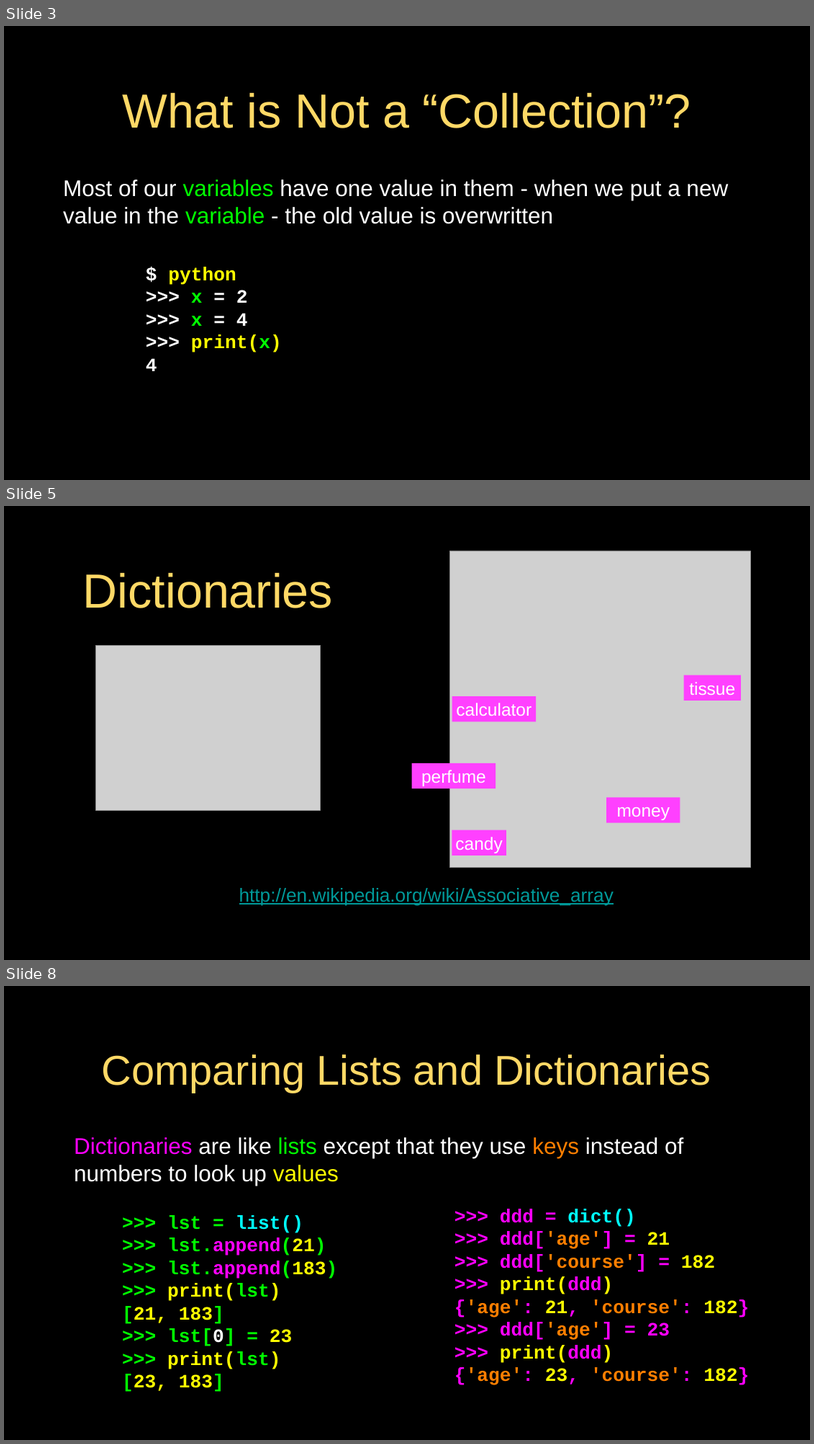
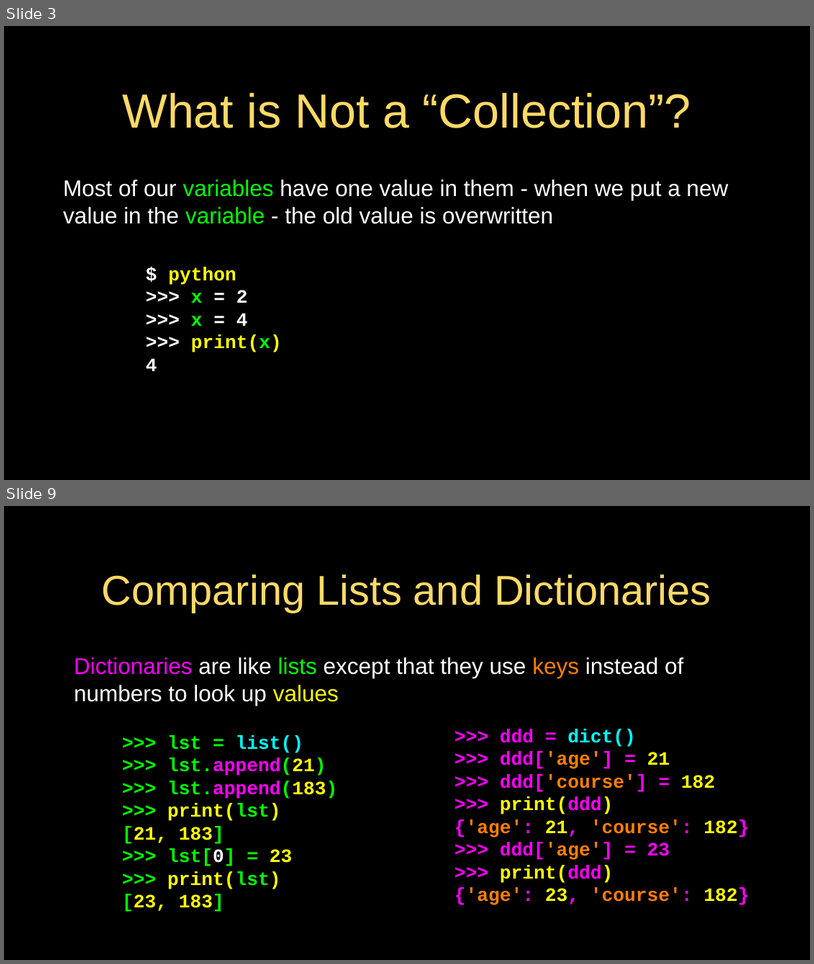
Before and after one commit to csev/py4e, a slide deck: lectures3/Pythonlearn-09-Dictionaries.pptx. Shown one above the other, each under a label of ours: slides 3, 5 and 8 before the commit, slides 3 and 9 after it; the slides between them are not shown. The pictures are 814x1444 and 814x964 pixels, drawn with LibreOffice and Linux fonts; fonts in the diff are those of the drawing; grey boxes stand for pictures. Boxes give left, top, right and bottom in pixels: in the first picture for what was removed or moved away, otherwise in the second. Text is boxed around its words. In the diff, an @@ line names an element or a change of style, - is before the commit and + after.

```diff
--- a/lectures3/Pythonlearn-09-Dictionaries.pptx
+++ b/lectures3/Pythonlearn-09-Dictionaries.pptx
@@ slide 5 removed at [4, 506, 810, 960], background #000000; not listed: 1 template element that a slide beside it also shows @@
@@ picture removed at [450, 551, 751, 867] @@
@@ title removed at [83, 572, 333, 608] @@
-Dictionaries
@@ picture removed at [95, 645, 321, 810] @@
@@ rectangle removed at [684, 675, 741, 700] @@
-tissue
@@ rectangle removed at [452, 696, 536, 721] @@
-calculator
@@ rectangle removed at [412, 763, 496, 788] @@
-perfume
@@ rectangle removed at [607, 797, 680, 823] @@
-money
@@ rectangle removed at [452, 830, 507, 855] @@
-candy
@@ text removed at [239, 888, 614, 905] @@
-http://en.wikipedia.org/wiki/Associative_array
@@ what was slide 8 is now slide 9 @@
```
Also in this commit, not shown: 6 slides changed, 2 slides added, 1 other slide removed, 3 other files.
